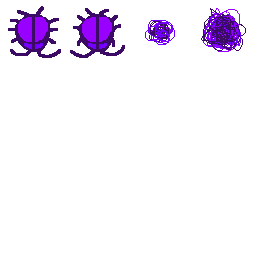
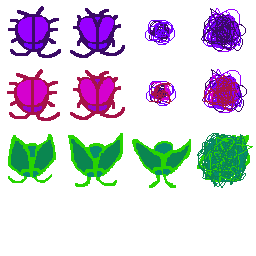
Two versions of the same layered image (w=256, h=256). Layer-by-layer changes:
added layer "bug3 #4" above "bug3 #3" over [197, 133, 253, 188]
added layer "bug3 #3" above "bug3 #2" over [132, 139, 191, 188]
added layer "bug3 #2" above "bug3 #1" over [68, 133, 123, 187]
added layer "bug3 #1" above "bug2 #3&4" over [8, 134, 56, 183]
added layer "bug2 #3&4" above "bug2 #2" over [146, 69, 247, 113]
added layer "bug2 #2" above "bug2 #1" over [70, 70, 171, 120]
added layer "bug2 #1" above "Layer copy #1" over [7, 69, 60, 121]
renamed "Layer #1" to "Layer copy #1", painted on it over [77, 15, 115, 31]
renamed "Layer copy" to "bug1 #2", hid it over [77, 15, 115, 31]
